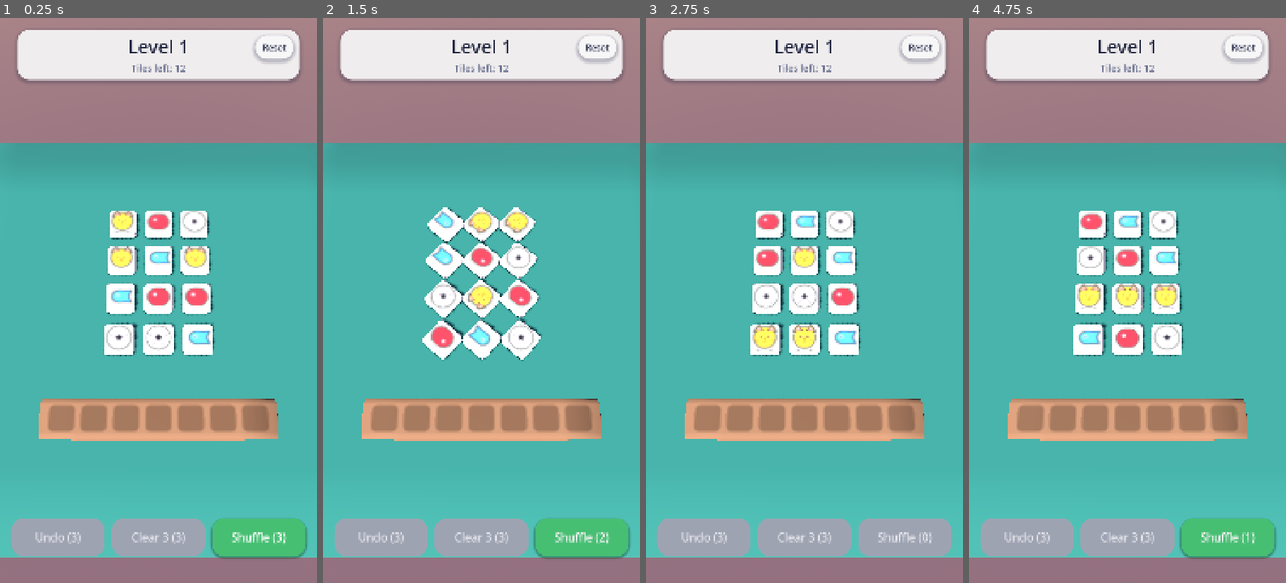
Above: before the commit, frames 1-4 (left to right).
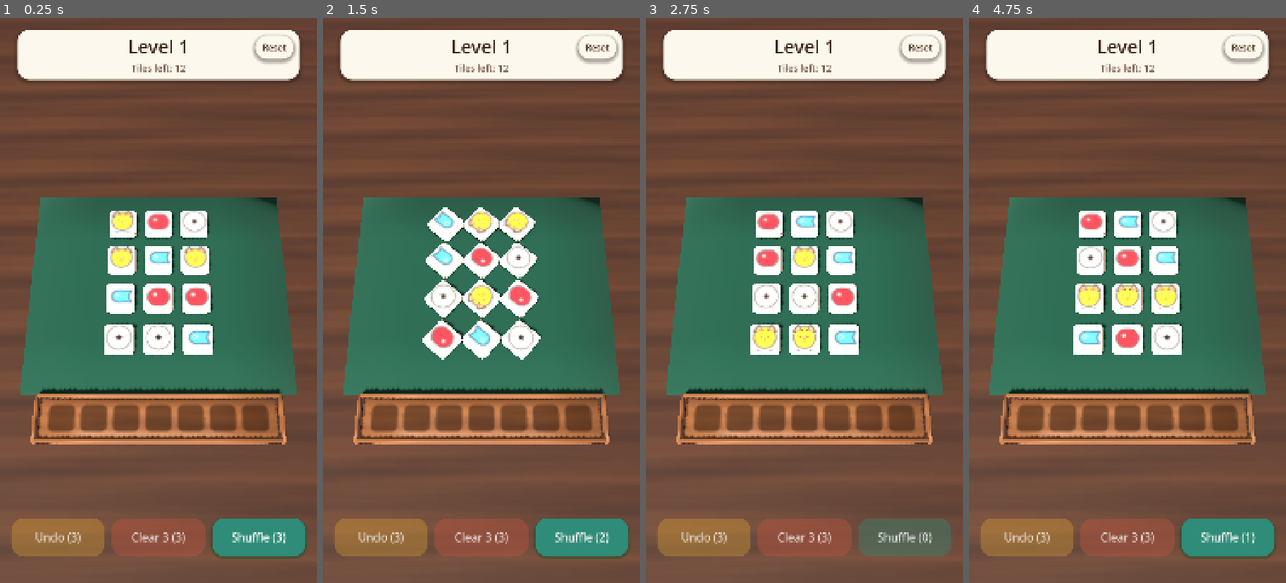
Above: after the commit, the same moments.

Repository: Matswm86/tile-explorer
Game: Godot game, scene res://scenes/Game3D.tscn
Same seed, same stepped clock (60 frames per second), same inputs: the game is played once before the commit and once after it.
Inputs:
- Up to frame 1 (0.25 s): no input
- Up to frame 2 (1.5 s): click "Shuffle (3)" at 0.5 s; click "Shuffle (2)" at 1.25 s
- Up to frame 3 (2.75 s): click "Shuffle (1)" at 2 s
- Up to frame 4 (4.75 s): click "Reset" at 2.75 s; click "Shuffle (3)" at 3.5 s; click "Shuffle (2)" at 4.25 s

The runs differ from the first frame. In frame 1, 87% of the frame differs, in the area x 0-100%, y 0-100%; in frame 2, 87%; in frame 3, 87%; in frame 4, 87%.

Commit message:
Walnut table, felt mat, rimmed tray rack and warmer buttons
The board now sits on a dark green felt mat on a wood-grain table that fills
the view (no more mauve sky bands), the tray is a rimmed wooden rack, and the
power-up buttons are amber, brick and sea green, fading to their own colour
when used up instead of turning grey. Game rules and picking are untouched:
devshot power/undo/clear3/shuffle/lose PASS; level 1 and 30 tap checks PASS,
level 5 tap check FAILs identically on the previous commit.

Co-Authored-By: Claude Opus 5.5 (1M context) <noreply@anthropic.com>

Diff:
--- a/scenes/Game3D.tscn
+++ b/scenes/Game3D.tscn
@@ -20,16 +20,16 @@
 background_mode = 2
 sky = SubResource("Sky")
 ambient_light_source = 2
-ambient_light_color = Color(0.62, 0.66, 0.78, 1)
+ambient_light_color = Color(0.78, 0.72, 0.64, 1)
 ambient_light_energy = 0.7
 
 [sub_resource type="StyleBoxFlat" id="SB_HeaderCard"]
-bg_color = Color(1, 1, 1, 0.88)
+bg_color = Color(0.99, 0.97, 0.93, 1)
 corner_radius_top_left = 40
 corner_radius_top_right = 40
 corner_radius_bottom_right = 40
 corner_radius_bottom_left = 40
-shadow_color = Color(0.08, 0.10, 0.22, 0.25)
+shadow_color = Color(0.10, 0.05, 0.02, 0.35)
 shadow_size = 14
 shadow_offset = Vector2(0, 6)
 
@@ -54,24 +54,24 @@
 shadow_offset = Vector2(0, 10)
 
 [sub_resource type="StyleBoxFlat" id="SB_Undo"]
-bg_color = Color(0.25, 0.55, 0.95, 1)
-corner_radius_top_left = 44
-corner_radius_top_right = 44
-corner_radius_bottom_right = 44
-corner_radius_bottom_left = 44
-shadow_color = Color(0.05, 0.15, 0.35, 0.40)
+bg_color = Color(0.85, 0.62, 0.20, 1)
+corner_radius_top_left = 44
+corner_radius_top_right = 44
+corner_radius_bottom_right = 44
+corner_radius_bottom_left = 44
+shadow_color = Color(0.30, 0.18, 0.02, 0.45)
 shadow_size = 8
 shadow_offset = Vector2(0, 5)
 
 [sub_resource type="StyleBoxFlat" id="SB_Undo_pressed"]
-bg_color = Color(0.18, 0.43, 0.78, 1)
+bg_color = Color(0.70, 0.50, 0.14, 1)
 corner_radius_top_left = 44
 corner_radius_top_right = 44
 corner_radius_bottom_right = 44
 corner_radius_bottom_left = 44
 
 [sub_resource type="StyleBoxFlat" id="SB_Remove3"]
-bg_color = Color(0.95, 0.38, 0.42, 1)
+bg_color = Color(0.78, 0.33, 0.24, 1)
 corner_radius_top_left = 44
 corner_radius_top_right = 44
 corner_radius_bottom_right = 44
@@ -81,14 +81,14 @@
 shadow_offset = Vector2(0, 5)
 
 [sub_resource type="StyleBoxFlat" id="SB_Remove3_pressed"]
-bg_color = Color(0.78, 0.28, 0.32, 1)
+bg_color = Color(0.64, 0.26, 0.19, 1)
 corner_radius_top_left = 44
 corner_radius_top_right = 44
 corner_radius_bottom_right = 44
 corner_radius_bottom_left = 44
 
 [sub_resource type="StyleBoxFlat" id="SB_Shuffle"]
-bg_color = Color(0.28, 0.75, 0.45, 1)
+bg_color = Color(0.18, 0.55, 0.47, 1)
 corner_radius_top_left = 44
 corner_radius_top_right = 44
 corner_radius_bottom_right = 44
@@ -98,14 +98,28 @@
 shadow_offset = Vector2(0, 5)
 
 [sub_resource type="StyleBoxFlat" id="SB_Shuffle_pressed"]
-bg_color = Color(0.20, 0.58, 0.34, 1)
-corner_radius_top_left = 44
-corner_radius_top_right = 44
-corner_radius_bottom_right = 44
-corner_radius_bottom_left = 44
-
-[sub_resource type="StyleBoxFlat" id="SB_Disabled"]
-bg_color = Color(0.62, 0.64, 0.70, 1)
+bg_color = Color(0.13, 0.44, 0.37, 1)
+corner_radius_top_left = 44
+corner_radius_top_right = 44
+corner_radius_bottom_right = 44
+corner_radius_bottom_left = 44
+
+[sub_resource type="StyleBoxFlat" id="SB_Undo_disabled"]
+bg_color = Color(0.85, 0.62, 0.20, 0.38)
+corner_radius_top_left = 44
+corner_radius_top_right = 44
+corner_radius_bottom_right = 44
+corner_radius_bottom_left = 44
+
+[sub_resource type="StyleBoxFlat" id="SB_Remove3_disabled"]
+bg_color = Color(0.78, 0.33, 0.24, 0.38)
+corner_radius_top_left = 44
+corner_radius_top_right = 44
+corner_radius_bottom_right = 44
+corner_radius_bottom_left = 44
+
+[sub_resource type="StyleBoxFlat" id="SB_Shuffle_disabled"]
+bg_color = Color(0.18, 0.55, 0.47, 0.38)
 corner_radius_top_left = 44
 corner_radius_top_right = 44
 corner_radius_bottom_right = 44
@@ -149,7 +163,7 @@
 offset_right = 936.0
 offset_bottom = 100.0
 theme_override_font_sizes/font_size = 62
-theme_override_colors/font_color = Color(0.13, 0.15, 0.25, 1)
+theme_override_colors/font_color = Color(0.23, 0.14, 0.08, 1)
 horizontal_alignment = 1
 vertical_alignment = 1
 text = "Level 1"
@@ -160,7 +174,7 @@
 offset_right = 936.0
 offset_bottom = 160.0
 theme_override_font_sizes/font_size = 32
-theme_override_colors/font_color = Color(0.40, 0.43, 0.55, 1)
+theme_override_colors/font_color = Color(0.45, 0.34, 0.25, 1)
 horizontal_alignment = 1
 vertical_alignment = 1
 text = "Tiles left: 0"
@@ -171,7 +185,7 @@
 offset_right = 1000.0
 offset_bottom = 140.0
 theme_override_font_sizes/font_size = 30
-theme_override_colors/font_color = Color(0.20, 0.22, 0.32, 1)
+theme_override_colors/font_color = Color(0.30, 0.19, 0.11, 1)
 theme_override_styles/normal = SubResource("SB_HeaderCard")
 theme_override_styles/hover = SubResource("SB_HeaderCard")
 theme_override_styles/pressed = SubResource("SB_HeaderCard")
@@ -241,11 +255,11 @@
 theme_override_font_sizes/font_size = 38
 theme_override_colors/font_color = Color(1, 1, 1, 1)
 theme_override_colors/font_pressed_color = Color(0.92, 0.95, 1, 1)
-theme_override_colors/font_disabled_color = Color(0.90, 0.90, 0.92, 1)
+theme_override_colors/font_disabled_color = Color(1, 1, 1, 0.75)
 theme_override_styles/normal = SubResource("SB_Undo")
 theme_override_styles/hover = SubResource("SB_Undo")
 theme_override_styles/pressed = SubResource("SB_Undo_pressed")
-theme_override_styles/disabled = SubResource("SB_Disabled")
+theme_override_styles/disabled = SubResource("SB_Undo_disabled")
 text = "Undo (3)"
 
 [node name="Remove3Button" type="Button" parent="UI/PowerupBar"]
@@ -253,11 +267,11 @@
 theme_override_font_sizes/font_size = 38
 theme_override_colors/font_color = Color(1, 1, 1, 1)
 theme_override_colors/font_pressed_color = Color(1, 0.94, 0.94, 1)
-theme_override_colors/font_disabled_color = Color(0.90, 0.90, 0.92, 1)
+theme_override_colors/font_disabled_color = Color(1, 1, 1, 0.75)
 theme_override_styles/normal = SubResource("SB_Remove3")
 theme_override_styles/hover = SubResource("SB_Remove3")
 theme_override_styles/pressed = SubResource("SB_Remove3_pressed")
-theme_override_styles/disabled = SubResource("SB_Disabled")
+theme_override_styles/disabled = SubResource("SB_Remove3_disabled")
 text = "Clear 3 (3)"
 
 [node name="ShuffleButton" type="Button" parent="UI/PowerupBar"]
@@ -265,9 +279,9 @@
 theme_override_font_sizes/font_size = 38
 theme_override_colors/font_color = Color(1, 1, 1, 1)
 theme_override_colors/font_pressed_color = Color(0.94, 1, 0.94, 1)
-theme_override_colors/font_disabled_color = Color(0.90, 0.90, 0.92, 1)
+theme_override_colors/font_disabled_color = Color(1, 1, 1, 0.75)
 theme_override_styles/normal = SubResource("SB_Shuffle")
 theme_override_styles/hover = SubResource("SB_Shuffle")
 theme_override_styles/pressed = SubResource("SB_Shuffle_pressed")
-theme_override_styles/disabled = SubResource("SB_Disabled")
+theme_override_styles/disabled = SubResource("SB_Shuffle_disabled")
 text = "Shuffle (3)"
--- a/scripts/GameManager3D.gd
+++ b/scripts/GameManager3D.gd
@@ -368,25 +368,74 @@
 
 
 func _build_table() -> void:
+	# Walnut table filling the whole view, with a green felt mat under the board.
 	var table := MeshInstance3D.new()
-	table.mesh = RoundedBox.build(Vector3(16.0, 0.5, 14.0), 0.18, 6)
+	table.mesh = RoundedBox.build(Vector3(40.0, 0.5, 40.0), 0.18, 4)
 	table.position = Vector3(0, -0.25, 0)
-	var mat := StandardMaterial3D.new()
-	mat.albedo_color = Color(0.16, 0.45, 0.42)
-	mat.roughness = 0.95
-	table.material_override = mat
+	var wood := StandardMaterial3D.new()
+	wood.albedo_texture = _grain_texture(Color(0.16, 0.10, 0.07), Color(0.27, 0.17, 0.11), 40)
+	wood.uv1_triplanar = true
+	wood.uv1_scale = Vector3(0.025, 0.12, 0.5)
+	wood.roughness = 0.75
+	table.material_override = wood
 	add_child(table)
+	var mat_mesh := MeshInstance3D.new()
+	mat_mesh.mesh = RoundedBox.build(Vector3(8.5, 0.06, 7.1), 0.03, 4)
+	mat_mesh.position = Vector3(0, 0.0, -0.95)
+	var felt := StandardMaterial3D.new()
+	felt.albedo_color = Color(0.08, 0.26, 0.22)
+	felt.roughness = 1.0
+	mat_mesh.material_override = felt
+	add_child(mat_mesh)
+
+
+# Wood grain: low-frequency noise stretched along one axis, mapped between two browns.
+func _grain_texture(dark: Color, light: Color, seed_value: int) -> NoiseTexture2D:
+	var noise := FastNoiseLite.new()
+	noise.seed = seed_value
+	noise.noise_type = FastNoiseLite.TYPE_SIMPLEX_SMOOTH
+	noise.frequency = 0.012
+	noise.fractal_octaves = 3
+	var ramp := Gradient.new()
+	ramp.set_color(0, dark)
+	ramp.set_color(1, light)
+	var tex := NoiseTexture2D.new()
+	tex.width = 512
+	tex.height = 512
+	tex.seamless = true
+	tex.noise = noise
+	tex.color_ramp = ramp
+	# Stretch the noise 1:14 so it reads as long grain lines, not blotches.
+	tex.normalize = true
+	var aniso := noise.duplicate() as FastNoiseLite
+	aniso.frequency = 0.004
+	aniso.domain_warp_enabled = true
+	aniso.domain_warp_amplitude = 40.0
+	aniso.domain_warp_frequency = 0.08
+	tex.noise = aniso
+	return tex
 
 
 func _build_tray_base() -> void:
-	var base := MeshInstance3D.new()
-	base.mesh = RoundedBox.build(Vector3(7.15, 0.28, 1.24), 0.13, 6)
-	base.position = Vector3(0, 0.0, Tray3D.TRAY_Z)
-	var mat := StandardMaterial3D.new()
-	mat.albedo_color = Color(0.55, 0.40, 0.30)
-	mat.roughness = 0.85
-	base.material_override = mat
-	add_child(base)
+	# Rimmed wooden rack: a base plank plus four walls, lighter than the table.
+	var rack := StandardMaterial3D.new()
+	rack.albedo_texture = _grain_texture(Color(0.36, 0.23, 0.14), Color(0.50, 0.33, 0.20), 11)
+	rack.uv1_triplanar = true
+	rack.uv1_scale = Vector3(0.08, 0.35, 1.2)
+	rack.roughness = 0.55
+	var parts: Array = [
+		[Vector3(7.15, 0.28, 1.24), Vector3(0, 0.0, Tray3D.TRAY_Z)],
+		[Vector3(7.35, 0.44, 0.12), Vector3(0, 0.08, Tray3D.TRAY_Z - 0.66)],
+		[Vector3(7.35, 0.44, 0.12), Vector3(0, 0.08, Tray3D.TRAY_Z + 0.66)],
+		[Vector3(0.12, 0.44, 1.44), Vector3(-3.66, 0.08, Tray3D.TRAY_Z)],
+		[Vector3(0.12, 0.44, 1.44), Vector3(3.66, 0.08, Tray3D.TRAY_Z)],
+	]
+	for part in parts:
+		var m := MeshInstance3D.new()
+		m.mesh = RoundedBox.build(part[0], 0.05, 4)
+		m.position = part[1]
+		m.material_override = rack
+		add_child(m)
 	# 7 slot markers on the shelf top.
 	var slot_tex: ImageTexture = await IconBaker.bake_slot(self)
 	var slot_mat := StandardMaterial3D.new()
--- a/scripts/IconBaker.gd
+++ b/scripts/IconBaker.gd
@@ -28,7 +28,7 @@
 
 	func _draw() -> void:
 		var rect := Rect2(10, 10, BAKE_SIZE - 20, BAKE_SIZE - 20)
-		Drawing.draw_rounded_rect(self, rect, 46, Color(0.05, 0.02, 0.0, 0.25))
+		Drawing.draw_rounded_rect(self, rect, 46, Color(0.18, 0.09, 0.03, 0.45))
 
 
 # Single rounded-square texture for the tray slot markers.
Not shown: 1 places in scenes/Game3D.tscn that only renumber resources
Binary file changed: screenshots/3d-level30.png
Binary file changed: screenshots/3d-level5.png
